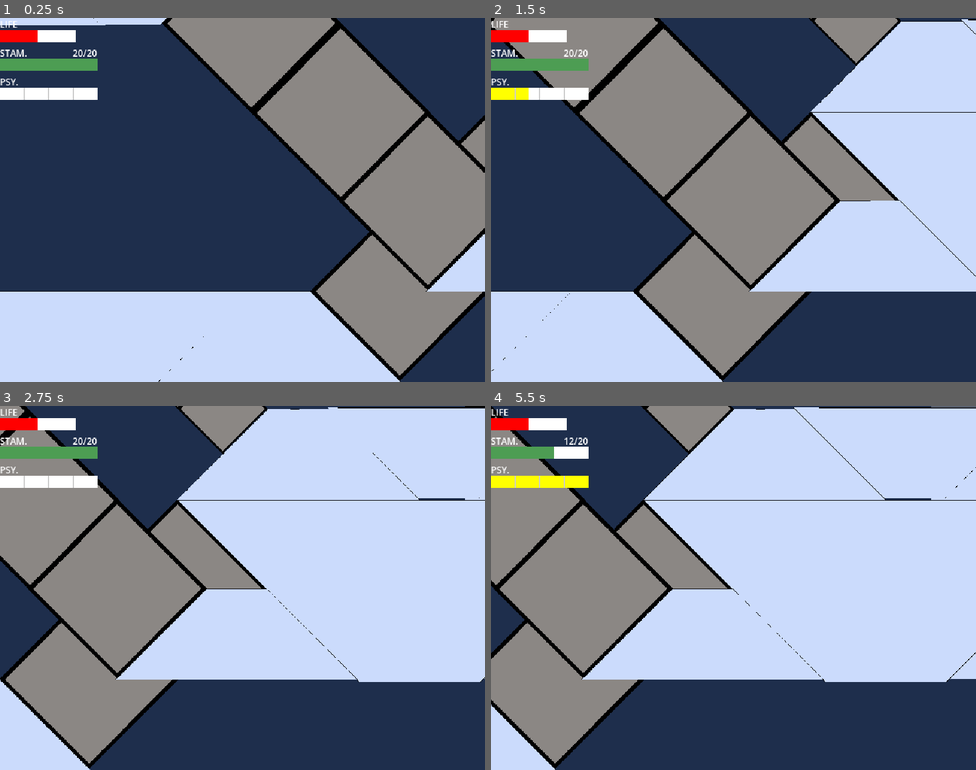
Above: before the commit, frames 1-4 (two rows, left to right).
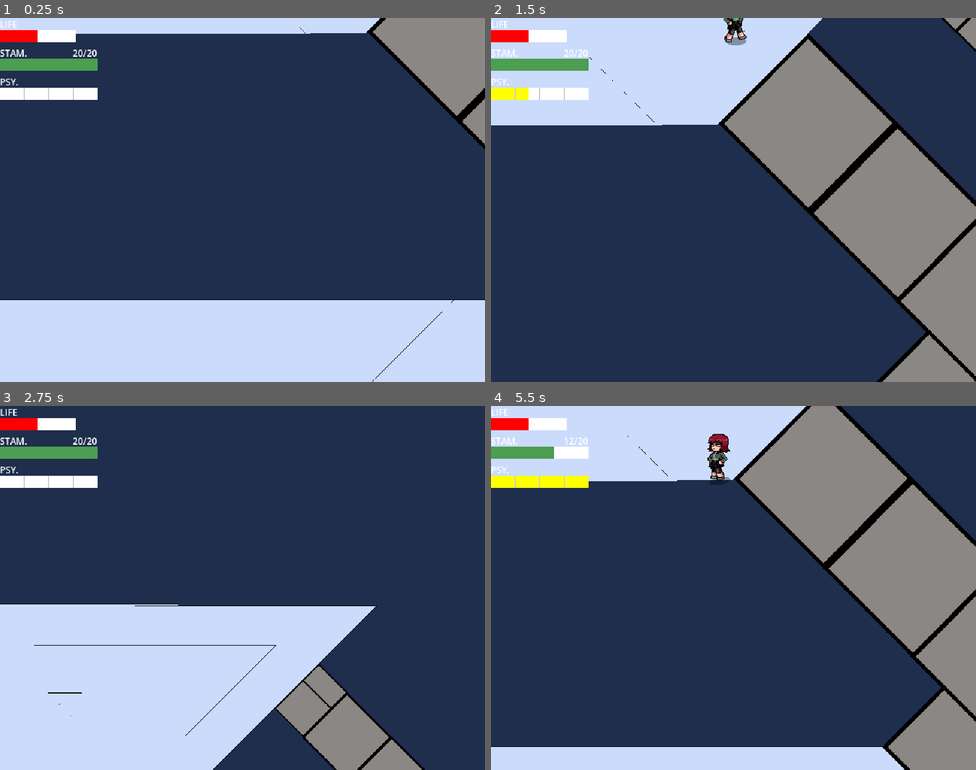
Above: after the commit, the same moments.

Repository: WarrenWarrens/CC
Game: Godot game, scene res://Scenes/WorldFour.tscn
The game is run twice, just before and just after one commit, with the same random seed, the same clock (stepped at 60 frames per second) and the same inputs. This scene is started directly instead of the project's main scene.
Inputs (mouse positions are in pixels of both pictures, inside the frame that each line leads up to):
- Up to frame 1 (0.25 s): no input
- Up to frame 2 (1.5 s): tap Enter (ui_accept) at 0.5, 0.77 s; move the mouse to (840, 181) at 0.52 s; hold D (right) 0.53-1.28 s; tap Q (dodge) at 0.6 s; move the mouse to (636, 218) at 1.27 s; hold S (down) from 1.28 s (still down); tap E (guard) at 1.35 s
- Up to frame 3 (2.75 s): tap Enter (ui_accept) at 1.52 s; move the mouse to (291, 507) at 2.02 s; release S (down) at 2.03 s; hold D (right) from 2.03 s (still down); click (291, 507) at 2.1 s
- Up to frame 4 (5.5 s): move the mouse to (709, 660) at 2.77 s; release D (right) at 2.78 s; hold W (up) 2.78-3.53 s; tap Q (dodge) at 2.85, 5.1 s; tap Enter (ui_accept) at 3.02, 3.77, 4.52 s; move the mouse to (879, 642) at 3.52 s; hold E (guard) 3.53-4.28 s; hold A (left) 3.53-5.03 s; move the mouse to (588, 533) at 4.27 s; click (588, 533) at 4.35 s; move the mouse to (757, 588) at 5.02 s; hold S (down) from 5.03 s (still down)

The runs differ from the first frame. In frame 1, 40% of the frame differs, in the area x 0-100%, y 0-100%; in frame 2, 72%; in frame 3, 73%; in frame 4, 82%.

Commit message:
Testing with multiple floors

Diff:
--- /dev/null
+++ b/Floors.gd
@@ -0,0 +1,24 @@
+class_name Floors
+
+
+const FLOOR_HEIGHT := 500.0
+const Z_STEP := 10
+const CHARACTER_OFFSET := 5
+
+const SWITCH_POINT := 0.5
+
+
+static func elevation_shift(node: Node2D) -> float:
+	var total := 0.0
+	for r in node.get_tree().get_nodes_in_group("ramps"):
+		total += r.get_elevation_shift(node.global_position)
+	return total
+
+
+static func floor_of(node: Node2D) -> int:
+	var floors_up := -elevation_shift(node) / FLOOR_HEIGHT
+	return floori(floors_up + 1.0 - SWITCH_POINT)
+
+
+static func character_z(node: Node2D) -> int:
+	return floor_of(node) * Z_STEP + CHARACTER_OFFSET
--- a/Scenes/WorldFour.tscn
+++ b/Scenes/WorldFour.tscn
@@ -8,36 +8,48 @@
 [ext_resource type="Texture2D" uid="uid://cpofv4e6rkxwo" path="res://Assets/tri45.png" id="6_pes1b"]
 [ext_resource type="Texture2D" uid="uid://bwaabb6gbocq7" path="res://Assets/par45.png" id="7_nudy2"]
 [ext_resource type="PackedScene" uid="uid://bsxr34u030uxg" path="res://Scenes/Player.tscn" id="7_y2fik"]
+[ext_resource type="Script" uid="uid://yk6whv2wyufn" path="res://Script/Ramp.gd" id="9_eaeku"]
+
+[sub_resource type="RectangleShape2D" id="RectangleShape2D_ttpud"]
+size = Vector2(691.25, 1056)
+
+[sub_resource type="RectangleShape2D" id="RectangleShape2D_eaeku"]
+size = Vector2(1241.5, 1056)
 
 [node name="WorldFour" type="Node2D" unique_id=1362542071]
 script = ExtResource("1_tf1n8")
 
 [node name="Sprite2D" type="Sprite2D" parent="." unique_id=680446690]
 modulate = Color(0.29954746, 0.29954746, 0.29954743, 1)
+z_index = -10
 texture_filter = 1
-position = Vector2(1277, 284)
-scale = Vector2(1, 3)
+position = Vector2(1277, -2.5)
+scale = Vector2(1, 4.5916667)
 texture = ExtResource("2_d6qmh")
 
 [node name="Ground" type="Node2D" parent="." unique_id=1607294695]
 
 [node name="Sprite2D" type="Sprite2D" parent="Ground" unique_id=1636554402]
+z_index = -2
 texture = ExtResource("3_ho1yb")
 offset = Vector2(320, 240)
 
 [node name="Sprite2D18" type="Sprite2D" parent="Ground" unique_id=971834598]
+z_index = -2
 position = Vector2(1295, -480)
 scale = Vector2(1.5, 1.5)
 texture = ExtResource("3_ho1yb")
 offset = Vector2(320, 240)
 
 [node name="Sprite2D17" type="Sprite2D" parent="Ground" unique_id=512676023]
+z_index = -2
 position = Vector2(-2, -350)
 scale = Vector2(0.64375, 0.5)
 texture = ExtResource("3_ho1yb")
 offset = Vector2(320, 240)
 
 [node name="Sprite2D33" type="Sprite2D" parent="Ground" unique_id=871224614]
+z_index = -2
 position = Vector2(-66, -708)
 texture = ExtResource("3_ho1yb")
 offset = Vector2(320, 240)
@@ -49,41 +61,48 @@
 offset = Vector2(320, 240)
 
 [node name="Sprite2D2" type="Sprite2D" parent="Ground" unique_id=1301698038]
+z_index = -2
 scale = Vector2(0.5, 0.5)
 texture = ExtResource("4_nudy2")
 offset = Vector2(1280, 480)
 
 [node name="Sprite2D3" type="Sprite2D" parent="Ground" unique_id=128807780]
+z_index = 12
 position = Vector2(-91.00001, -96)
 scale = Vector2(0.7, 0.7)
 texture = ExtResource("5_eaeku")
 offset = Vector2(1280, 486)
 
 [node name="Sprite2D5" type="Sprite2D" parent="Ground" unique_id=1735006055]
+z_index = 12
 position = Vector2(25.999992, -215)
 scale = Vector2(0.7, 0.7)
 texture = ExtResource("5_eaeku")
 offset = Vector2(1280, 486)
 
 [node name="Sprite2D6" type="Sprite2D" parent="Ground" unique_id=1626704948]
+z_index = 2
 position = Vector2(-89.99999, 141.99997)
 scale = Vector2(0.7, 0.7)
 texture = ExtResource("5_eaeku")
 offset = Vector2(1280, 486)
 
 [node name="Sprite2D7" type="Sprite2D" parent="Ground" unique_id=1219538971]
+z_index = 2
 position = Vector2(24.999992, 256)
 scale = Vector2(0.7, 0.7)
 texture = ExtResource("5_eaeku")
 offset = Vector2(1280, 486)
 
 [node name="Sprite2D8" type="Sprite2D" parent="Ground" unique_id=1780566108]
+z_index = 2
 position = Vector2(140, 373)
 scale = Vector2(0.7, 0.7)
 texture = ExtResource("5_eaeku")
 offset = Vector2(1280, 486)
 
 [node name="Sprite2D4" type="Sprite2D" parent="Ground" unique_id=1519671718]
+z_index = -2
 position = Vector2(640, 360)
 scale = Vector2(0.5, 0.5)
 texture = ExtResource("6_pes1b")
@@ -94,24 +113,29 @@
 texture = ExtResource("4_nudy2")
 
 [node name="Sprite2D23" type="Sprite2D" parent="Ground" unique_id=1808734806]
+z_index = -2
 position = Vector2(708, 587)
 texture = ExtResource("4_nudy2")
 
 [node name="Sprite2D11" type="Sprite2D" parent="Ground" unique_id=1353094899]
+z_index = -2
 position = Vector2(1235, 4)
 texture = ExtResource("6_pes1b")
 
 [node name="Sprite2D16" type="Sprite2D" parent="Ground" unique_id=244789945]
+z_index = -2
 position = Vector2(443, -231)
 scale = Vector2(0.5, 0.5)
 texture = ExtResource("6_pes1b")
 
 [node name="Sprite2D28" type="Sprite2D" parent="Ground" unique_id=1967693920]
+z_index = -2
 position = Vector2(562, -351)
 scale = Vector2(0.5, 0.5)
 texture = ExtResource("6_pes1b")
 
 [node name="Sprite2D29" type="Sprite2D" parent="Ground" unique_id=1739861323]
+z_index = -2
 position = Vector2(677, -466)
 scale = Vector2(0.5, 0.5)
 texture = ExtResource("6_pes1b")
@@ -122,70 +146,73 @@
 texture = ExtResource("6_pes1b")
 
 [node name="Sprite2D34" type="Sprite2D" parent="Ground" unique_id=1618426984]
+z_index = -2
 position = Vector2(544, -414)
 scale = Vector2(0.5, 0.5)
 texture = ExtResource("6_pes1b")
 
 [node name="Sprite2D12" type="Sprite2D" parent="Ground" unique_id=1300705470]
-z_index = 100
+z_index = 12
 position = Vector2(993, 121)
 scale = Vector2(0.5, 0.5)
 texture = ExtResource("4_nudy2")
 
 [node name="Sprite2D24" type="Sprite2D" parent="Ground" unique_id=1955460708]
-z_index = 100
+z_index = -2
 position = Vector2(1075, -116)
 scale = Vector2(0.5, 0.5)
 texture = ExtResource("4_nudy2")
 
 [node name="Sprite2D13" type="Sprite2D" parent="Ground" unique_id=1224323081]
-z_index = 100
+z_index = 22
 position = Vector2(842, 125)
 scale = Vector2(0.7, 0.7)
 texture = ExtResource("5_eaeku")
 
 [node name="Sprite2D25" type="Sprite2D" parent="Ground" unique_id=869539110]
-z_index = 100
+z_index = 22
 position = Vector2(977.99994, -114)
 scale = Vector2(0.35, 0.35)
 texture = ExtResource("5_eaeku")
 
 [node name="Sprite2D26" type="Sprite2D" parent="Ground" unique_id=274858843]
-z_index = 100
+z_index = 22
 position = Vector2(919, -173)
 scale = Vector2(0.35, 0.35)
 texture = ExtResource("5_eaeku")
 
 [node name="Sprite2D27" type="Sprite2D" parent="Ground" unique_id=1691126401]
-z_index = 100
+z_index = 22
 position = Vector2(859, -232)
 scale = Vector2(0.35, 0.35)
 texture = ExtResource("5_eaeku")
 
 [node name="Sprite2D30" type="Sprite2D" parent="Ground" unique_id=1270092048]
-z_index = 100
+z_index = 22
 position = Vector2(800, -290)
 scale = Vector2(0.35, 0.35)
 texture = ExtResource("5_eaeku")
 
 [node name="Sprite2D31" type="Sprite2D" parent="Ground" unique_id=657704157]
-z_index = 100
+z_index = 12
 position = Vector2(762.00006, -350)
 scale = Vector2(0.22447918, 0.2244792)
 texture = ExtResource("5_eaeku")
 
 [node name="Sprite2D32" type="Sprite2D" parent="Ground" unique_id=1315740411]
-z_index = 100
+z_index = 22
 position = Vector2(741.00006, -329)
 scale = Vector2(0.22447918, 0.2244792)
 texture = ExtResource("5_eaeku")
 
 [node name="Sprite2D14" type="Sprite2D" parent="Ground" unique_id=573844581]
+z_index = 22
 position = Vector2(727, 9)
 scale = Vector2(0.7, 0.7)
 texture = ExtResource("5_eaeku")
 
 [node name="Sprite2D15" type="Sprite2D" parent="Ground" unique_id=70691001]
+z_index = 22
 position = Vector2(609, -109)
 scale = Vector2(0.7, 0.7)
 texture = ExtResource("5_eaeku")
@@ -202,6 +229,7 @@
 flip_h = true
 
 [node name="Sprite2D22" type="Sprite2D" parent="Ground" unique_id=1715699940]
+z_index = -2
 position = Vector2(1347, 585)
 texture = ExtResource("7_nudy2")
 flip_h = true
@@ -220,4 +248,44 @@
 [node name="Node2D5" type="Node2D" parent="." unique_id=1501140529]
 
 [node name="Player" parent="." unique_id=1446667991 instance=ExtResource("7_y2fik")]
-position = Vector2(591, 456)
+z_index = 2
+position = Vector2(282, -254)
+
+[node name="RampAssistUp" type="Area2D" parent="." unique_id=1290634494]
+collision_layer = 16
+script = ExtResource("9_eaeku")
+
+[node name="CollisionPolygon2D3" type="CollisionPolygon2D" parent="RampAssistUp" unique_id=1168027824]
+position = Vector2(44, -17)
+polygon = PackedVector2Array(755, 379, 642, 494, 986, 846, 1104, 729)
+
+[node name="CollisionPolygon2D" type="CollisionPolygon2D" parent="RampAssistUp" unique_id=2131789571]
+z_index = 2
+position = Vector2(-625, 118)
+polygon = PackedVector2Array(1307, 118, 1418, 248, 1652, 2, 1539, -105)
+
+[node name="CollisionPolygon2D2" type="CollisionPolygon2D" parent="RampAssistUp" unique_id=400501047]
+position = Vector2(-542, -422)
+polygon = PackedVector2Array(1036, 310, 1378, 650, 1492, 543, 1145, 195)
+
+[node name="StaticBody2D" type="StaticBody2D" parent="." unique_id=791941292]
+
+[node name="CollisionPolygon2D" type="CollisionPolygon2D" parent="StaticBody2D" unique_id=1591130871]
+polygon = PackedVector2Array(2, 241, 681, 240, 759, 160, 486, -110, -1, -110)
+
+[node name="CollisionPolygon2D2" type="CollisionPolygon2D" parent="StaticBody2D" unique_id=1941638260]
+polygon = PackedVector2Array(877, 45, 972, -57, 701, -328, 602, -229)
+
+[node name="CollisionPolygon2D3" type="CollisionPolygon2D" parent="StaticBody2D" unique_id=1418237926]
+polygon = PackedVector2Array(800, 355, 908, 242, 2254, 240, 2256, -120, 1035, -116, 761, -389, 838, -467, -66, -469, -83, -852, 3048, -838, 3044, 926, 1666, 825, 1426, 585, 1025, 585)
+
+[node name="CollisionPolygon2D4" type="CollisionPolygon2D" parent="StaticBody2D" unique_id=1651880134]
+polygon = PackedVector2Array(390, 827, 628, 590, 791, 586, 683, 481, -1, 482, 1, 823)
+
+[node name="CollisionShape2D" type="CollisionShape2D" parent="StaticBody2D" unique_id=1613825244]
+position = Vector2(-345.625, 59)
+shape = SubResource("RectangleShape2D_ttpud")
+
+[node name="CollisionShape2D2" type="CollisionShape2D" parent="StaticBody2D" unique_id=1407556165]
+position = Vector2(1010.25, 1358)
+shape = SubResource("RectangleShape2D_eaeku")
--- a/Script/Enemy.gd
+++ b/Script/Enemy.gd
@@ -27,6 +27,7 @@
 	#$DetectionZone.body_entered.connect(_on_detection_zone_body_entered)
 
 func _physics_process(delta):
+	update_floor_layer()
 	attack_cooldown_left = maxf(attack_cooldown_left - delta, 0.0)
 
 	match current_state:
--- a/Script/Player.gd
+++ b/Script/Player.gd
@@ -53,6 +53,7 @@
 			velocity = velocity.move_toward(Vector2.ZERO, 800 * delta)
 			move_and_slide()
 
+	update_floor_layer()
 	camera.global_position = Vector2(global_position.x, camera_base_y + get_elevation_shift())
 
 
--- a/Script/Walker.gd
+++ b/Script/Walker.gd
@@ -20,3 +20,8 @@
 
 func is_grounded() -> bool:
 	return true
+
+func update_floor_layer() -> void:
+	var z := Floors.character_z(self)
+	if z != z_index:
+		z_index = z
Binary file added: Assets/laser.png
Not shown, added: Assets/laser.png.import
Not shown, added: Floors.gd.uid
